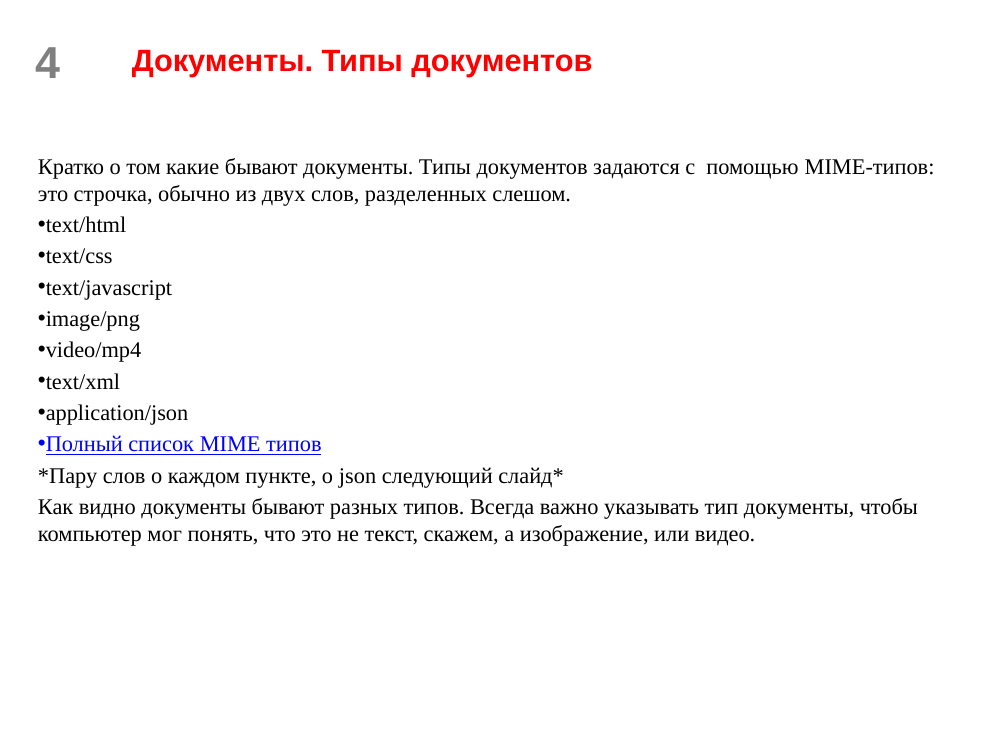
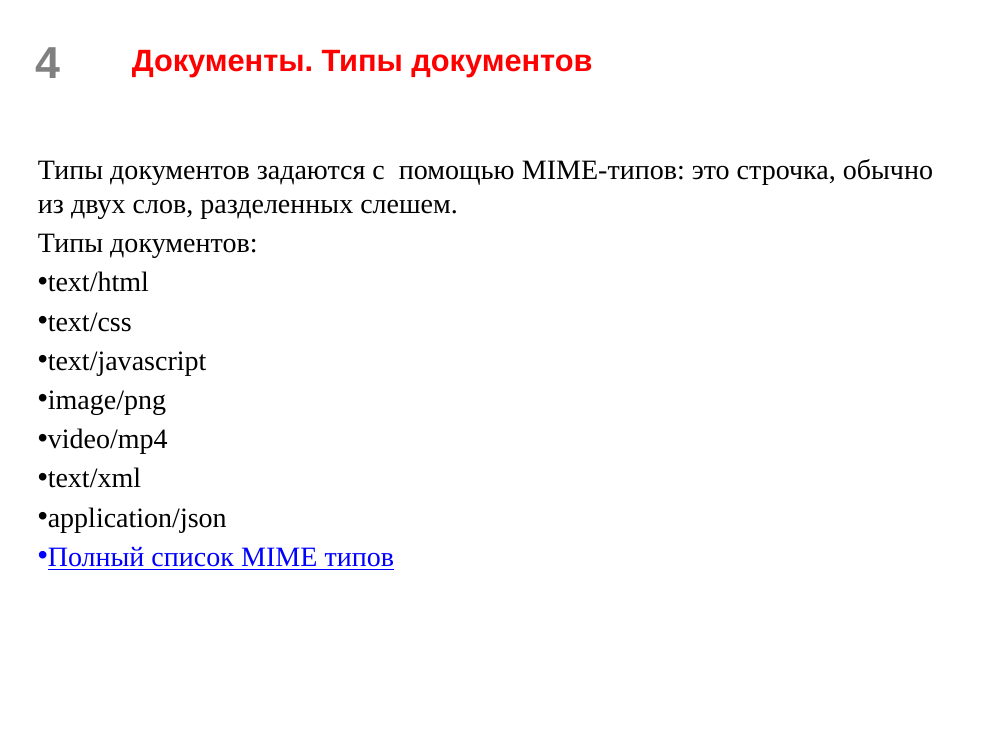
Before and after one commit to scareme/web_flask, a slide deck: slide 4 of Разработка веб-сервисов. Часть 1.pptx. Drawn at 1008x756 pixels with LibreOffice and Linux fonts; fonts in the diff are those of the drawing; background and template pictures are left out. Boxes give left, top, right and bottom in pixels: in the first picture for what was removed or moved away, otherwise in the second. Text is boxed around its words. In the diff, an @@ line names an element or a change of style, - is before the commit and + after.

```diff
--- a/Разработка веб-сервисов. Часть 1.pptx
+++ b/Разработка веб-сервисов. Часть 1.pptx
@@ text at [38, 159, 933, 258]: text changed; size 16 to 20 pt @@
-Кратко о том какие бывают документы. Типы документов задаются с помощью MIME-типов: это строчка, обычно из двух слов, разделенных слешом.
+Типы документов задаются с помощью MIME-типов: это строчка, обычно из двух слов, разделенных слешем.
+Типы документов:
@@ text at [48, 271, 395, 570]: size 16 to 20 pt in "text/html", "text/css", "text/javascript", "image/png" and 4 more places @@
@@ text at [38, 467, 918, 546]: paragraphs removed @@
-*Пару слов о каждом пункте, о json следующий слайд*
-Как видно документы бывают разных типов. Всегда важно указывать тип документы, чтобы компьютер мог понять, что это не текст, скажем, а изображение, или видео.
```
Also in this commit, not shown: 3 other slides changed, 11 slides added, 3 slides removed, 4 other files.
